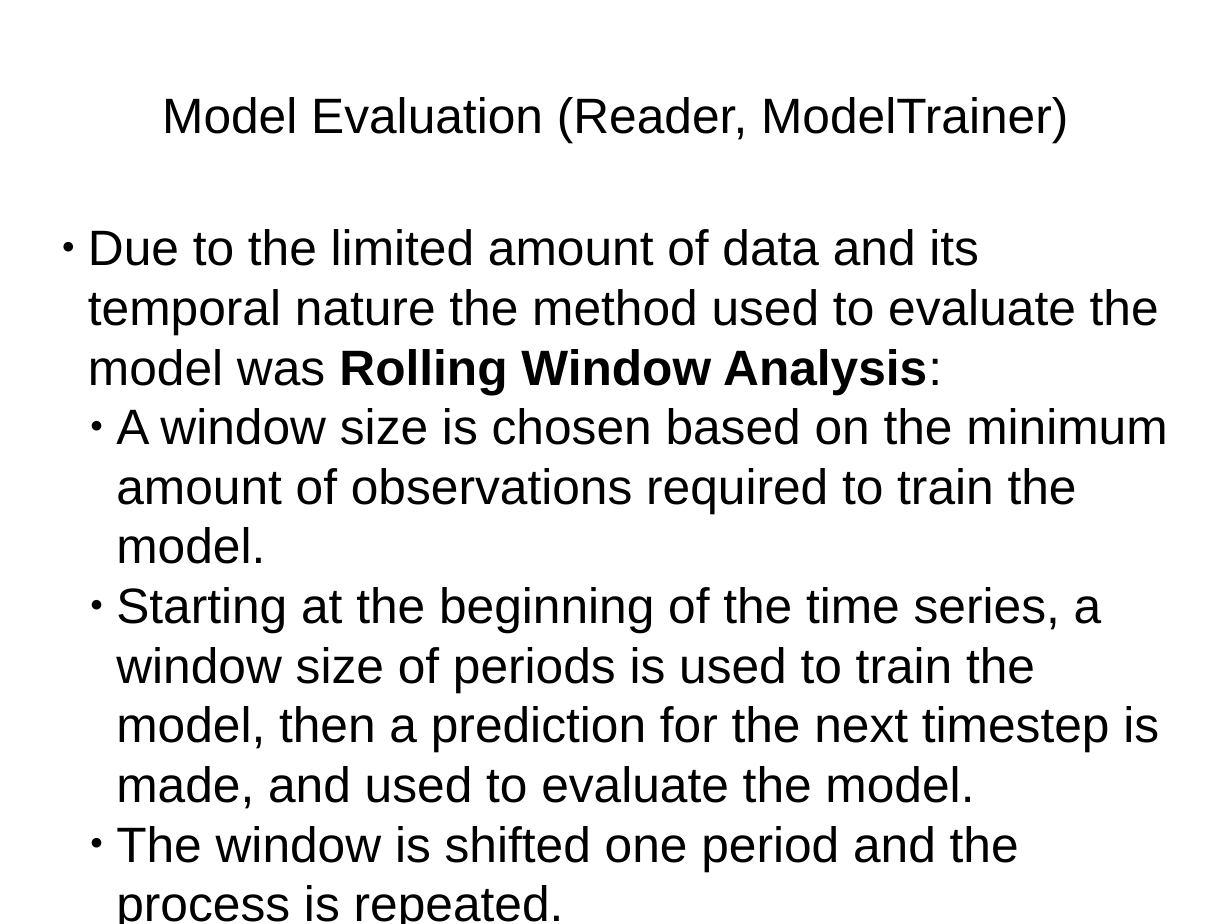
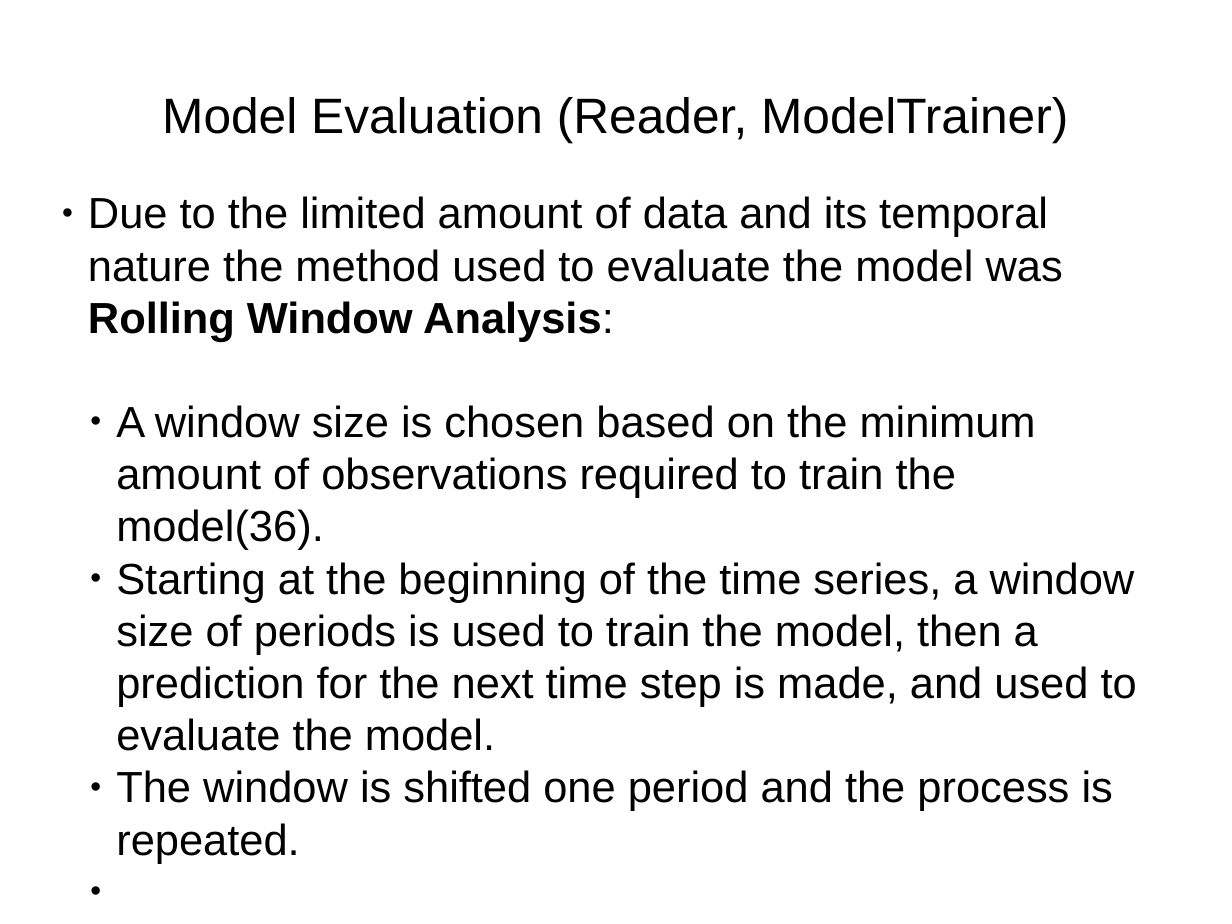
Before and after one commit to sebastianmontero/ritsumeikan-written-docs, a slide deck: slide 15 of car-sales-prediction-presentation.odp (slide 12 before the commit). Drawn at 1232x924 pixels with LibreOffice and Linux fonts; fonts in the diff are those of the drawing. Boxes give left, top, right and bottom in pixels: in the first picture for what was removed or moved away, otherwise in the second. Text is boxed around its words. In the diff, an @@ line names an element or a change of style, - is before the commit and + after.

Commit message:
Added car sales prediction models

```diff
--- a/car-sales-prediction-presentation.odp
+++ b/car-sales-prediction-presentation.odp
@@ text "Due to the limited amount ...": place and size @@
-text "Due to the limited amount ..." at box(88, 229, 1167, 924)
+text "Due to the limited amount ..." at box(88, 196, 1137, 864)
@@ text at box(88, 196, 1113, 864): size 32 to 28 pt in "Due to the limited amount of data ...", "The window is shifted one period and ..." @@
@@ text at box(116, 405, 1137, 751): text changed; size 32 to 28 pt @@
-● A window size is chosen based on the minimum amount of observations required to train the model.
-● Starting at the beginning of the time series, a window size of periods is used to train the model, then a prediction for the next timestep is made, and used to evaluate the model.
+● A window size is chosen based on the minimum amount of observations required to train the model(36).
+● Starting at the beginning of the time series, a window size of periods is used to train the model, then a prediction for the next time step is made, and used to evaluate the model.
```
Also in this commit, not shown: 16 other slides changed, 1 slide added, 6 other files.
